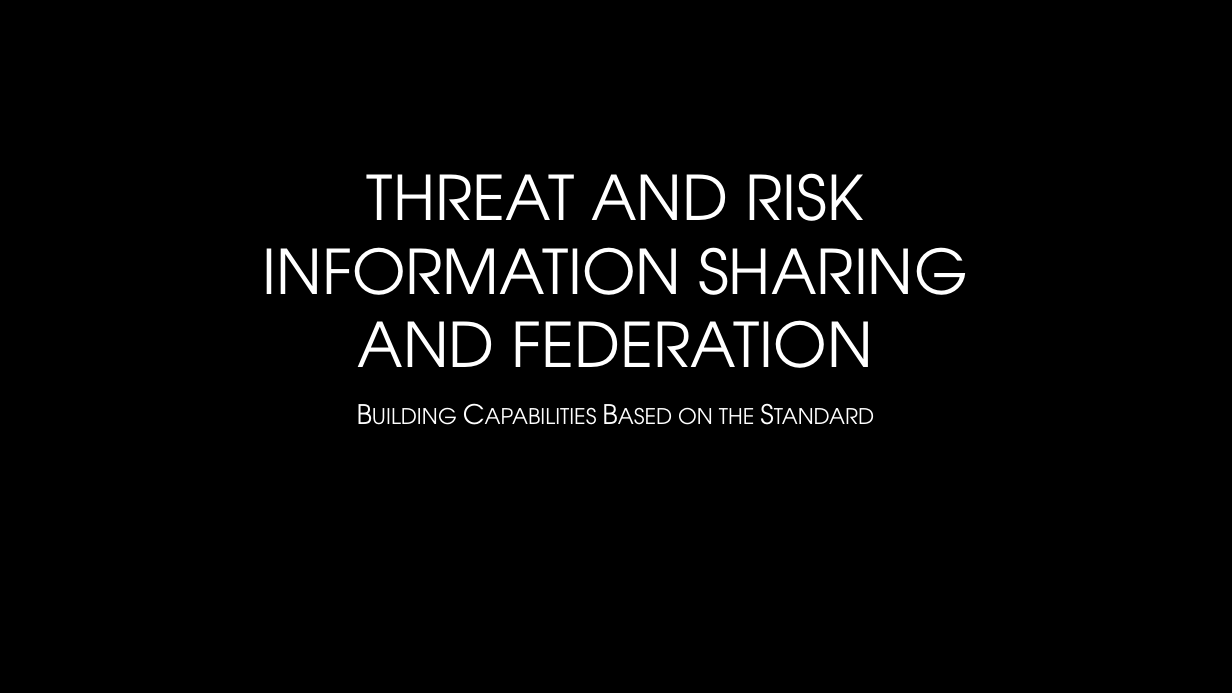
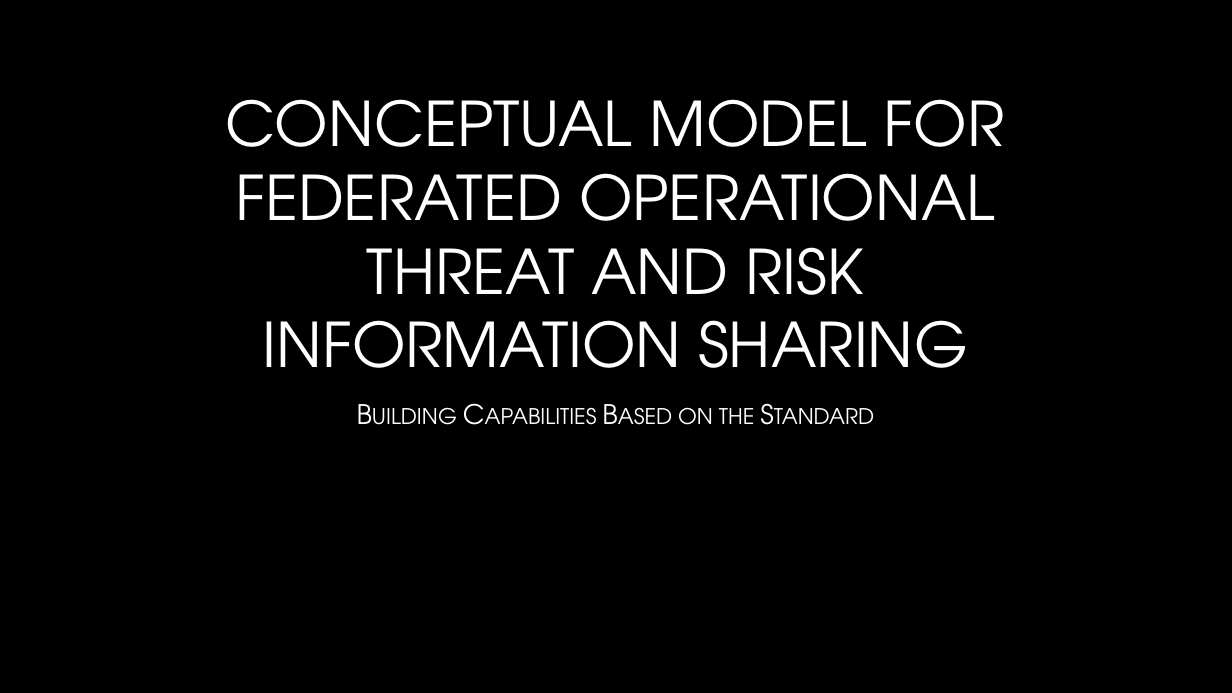
Before and after one commit to ModelDriven/ThreatRisk, a slide deck: slide 1 of Usecases/ThreatRiskCapabilities.pptx. Drawn at 1232x693 pixels with LibreOffice and Linux fonts; fonts in the diff are those of the drawing; background and template pictures are left out. Boxes give left, top, right and bottom in pixels: in the first picture for what was removed or moved away, otherwise in the second. Text is boxed around its words. In the diff, an @@ line names an element or a change of style, - is before the commit and + after.

Commit message:
Proposed name change based on meeting

```diff
--- a/Usecases/ThreatRiskCapabilities.pptx
+++ b/Usecases/ThreatRiskCapabilities.pptx
@@ title at bbox=[226, 99, 1005, 368]: text changed @@
-THREAT AND RISK INFORMATION SHARING AND FEDERATION
+CONCEPTUAL MODEL FOR FEDERATED OPERATIONAL THREAT AND RISK INFORMATION SHARING
```
